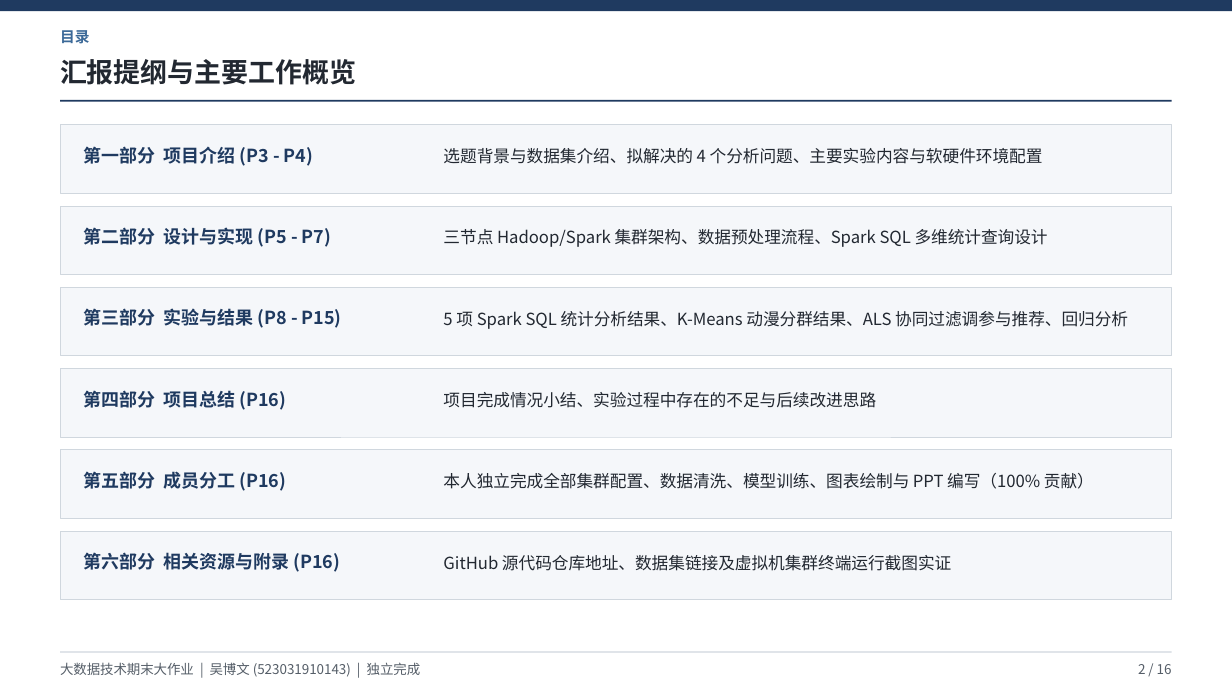
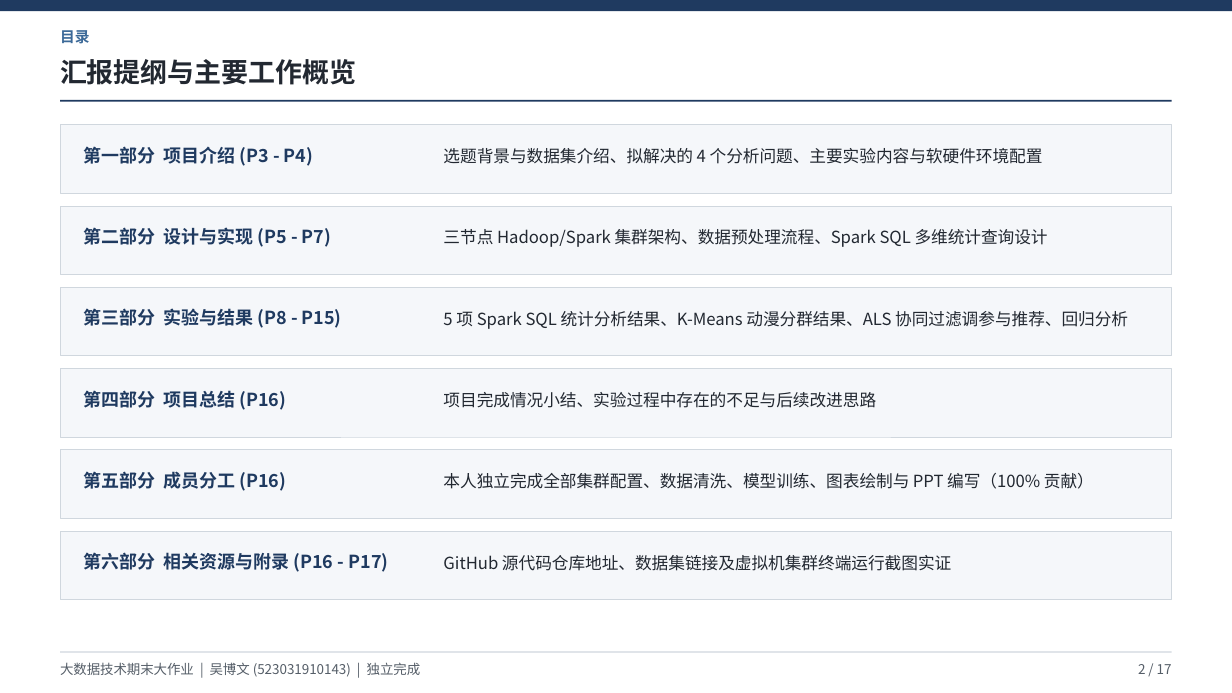
Before and after one commit to wbw2005/BigData, a slide deck: slide 2 of 动漫评分分析与推荐系统_吴博文.pptx. Drawn at 1232x693 pixels with LibreOffice and Linux fonts; fonts in the diff are those of the drawing. Boxes give left, top, right and bottom in pixels: in the first picture for what was removed or moved away, otherwise in the second. Text is boxed around its words. In the diff, an @@ line names an element or a change of style, - is before the commit and + after.

Commit message:
拆分总结与附录为两页，精简资源链接说明

```diff
--- a/动漫评分分析与推荐系统_吴博文.pptx
+++ b/动漫评分分析与推荐系统_吴博文.pptx
@@ text at [83,552,388,572]: text changed @@
-第六部分 相关资源与附录 (P16)
+第六部分 相关资源与附录 (P16 - P17)
@@ text at [1138,664,1172,674]: text changed @@
-2 / 16
+2 / 17
```
Also in this commit, not shown: 14 other slides changed, 1 slide added, 1 other file.
